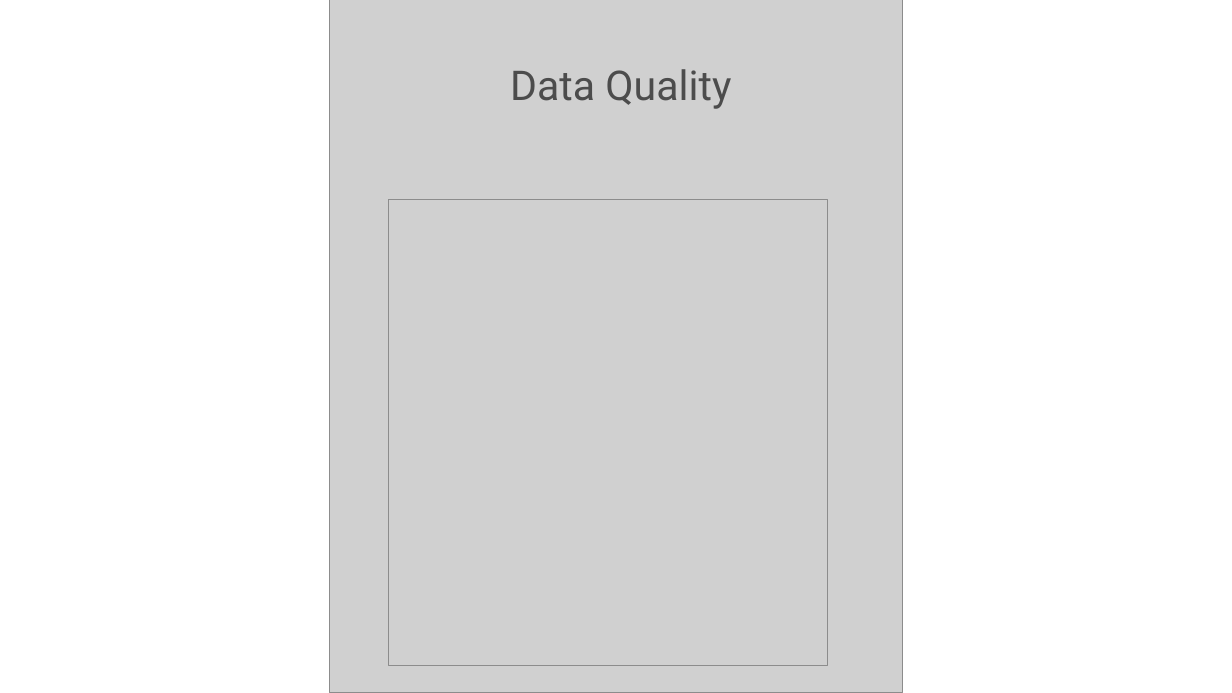
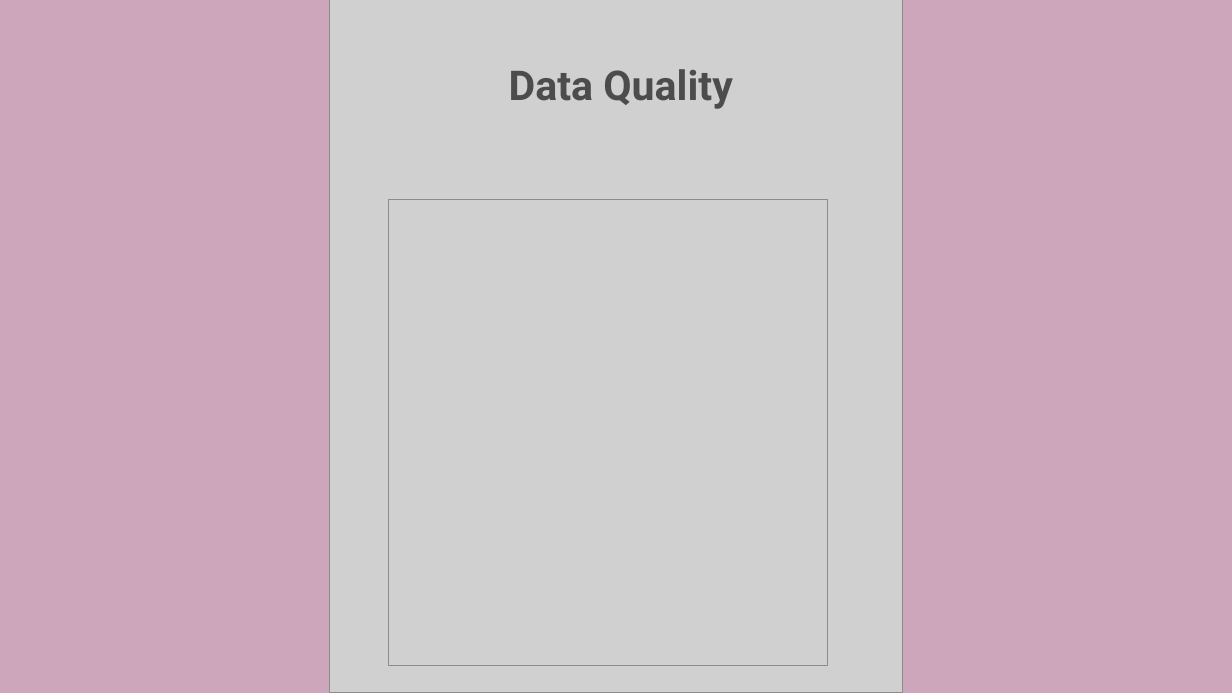
Before and after one commit to Fpadt/AI, a slide deck: slide 27 of pptx/pptx.pptm (slide 23 before the commit). Drawn at 1232x693 pixels with LibreOffice and Linux fonts; fonts in the diff are those of the drawing; grey boxes stand for pictures. Boxes give left, top, right and bottom in pixels: in the first picture for what was removed or moved away, otherwise in the second. Text is boxed around its words. In the diff, an @@ line names an element or a change of style, - is before the commit and + after.

```diff
--- a/pptx/pptx.pptm
+++ b/pptx/pptx.pptm
@@ background #FFFFFF to #CEA6BB @@
@@ text "Data Quality" at (509, 69, 733, 109): bold on @@
```
Also in this commit, not shown: 9 other slides changed, 11 slides added, 8 slides removed.
